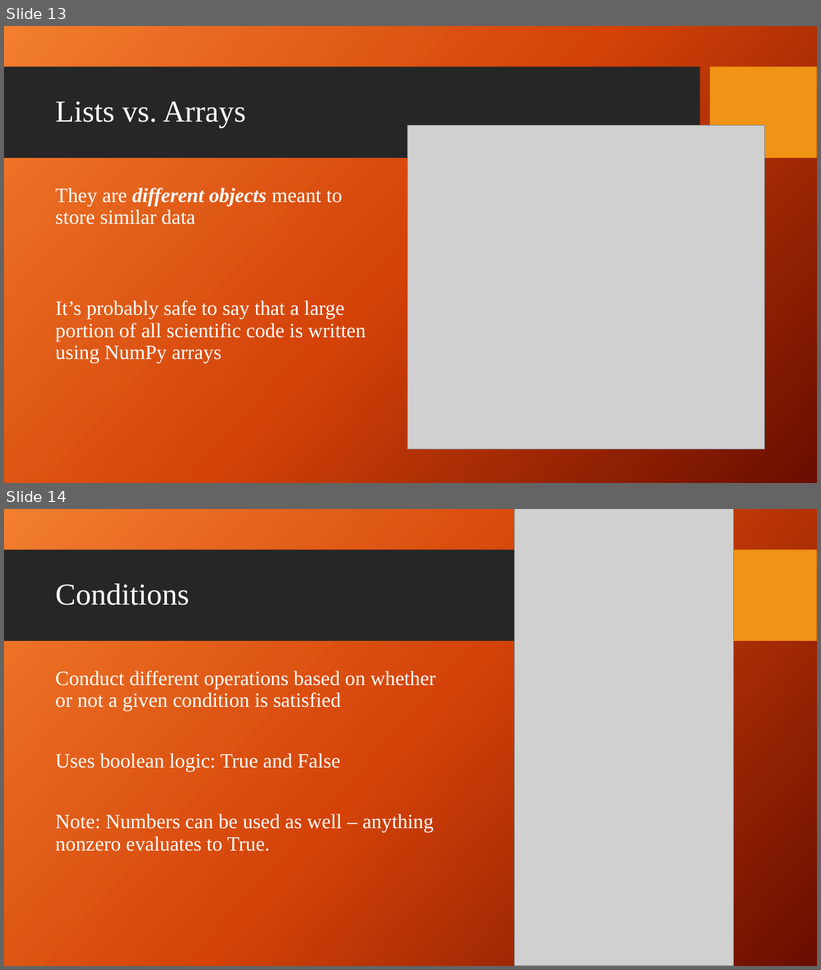
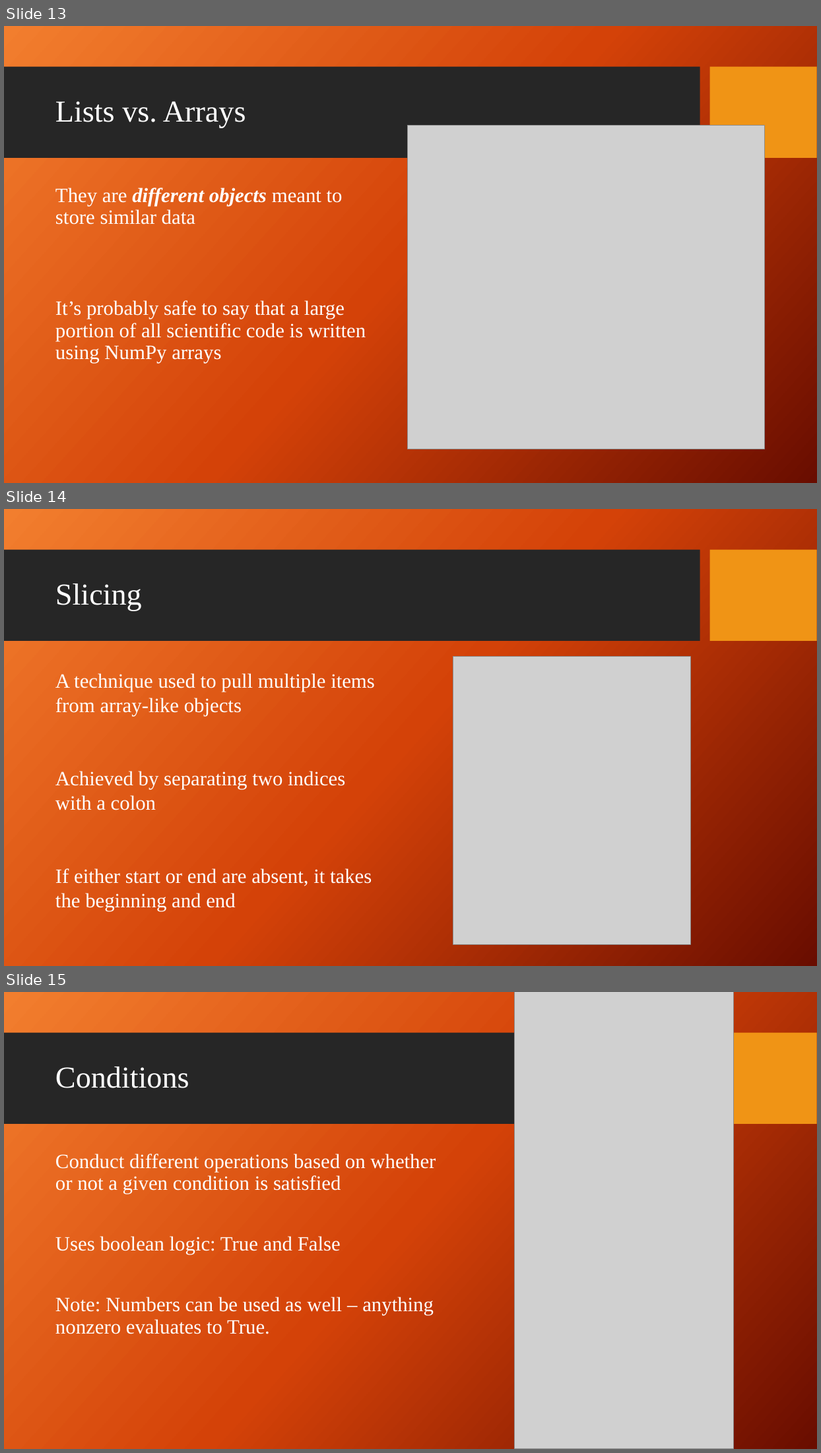
Before and after one commit to giganano/PythonBootcamp, a slide deck: slides/review.pptx. Shown one above the other, each under a label of ours: slides 13 and 14 before the commit, slides 13, 14 and 15 after it. The pictures are 821x970 and 821x1453 pixels, drawn with LibreOffice and Linux fonts; fonts in the diff are those of the drawing; grey boxes stand for pictures; background and template pictures are left out. Boxes give left, top, right and bottom in pixels: in the first picture for what was removed or moved away, otherwise in the second. Text is boxed around its words. In the diff, an @@ line names an element or a change of style, - is before the commit and + after.

```diff
--- a/slides/review.pptx
+++ b/slides/review.pptx
@@ slide 14 added at (x1=4, y1=509, x2=817, y2=966), background picture (left out); not listed: 2 template elements that a slide beside it also shows @@
@@ title added at (x1=55, y1=584, x2=142, y2=611), 36 pt, text #FFFFFF @@
+Slicing
@@ picture added at (x1=453, y1=656, x2=691, y2=945) @@
@@ text added at (x1=55, y1=673, x2=375, y2=912), 24 pt, text #FFFFFF @@
+A technique used to pull multiple items from array-like objects
+Achieved by separating two indices with a colon
+If either start or end are absent, it takes the beginning and end
@@ what was slide 14 is now slide 15 @@
```
Also in this commit, not shown: 22 other files.
